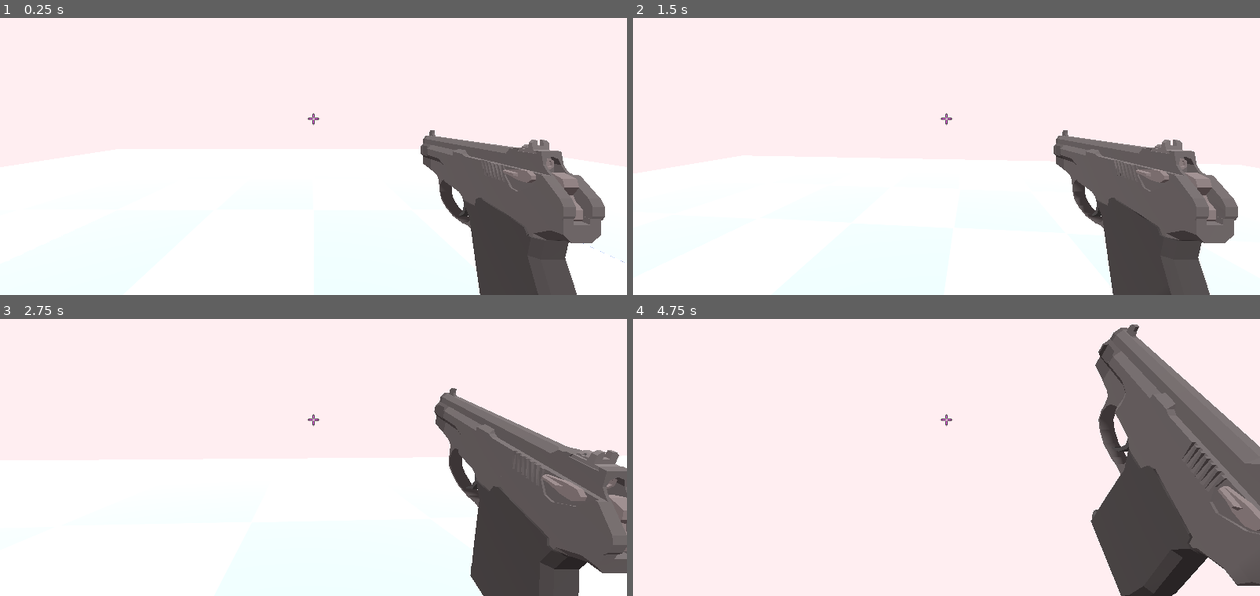
Above: before the commit, frames 1-4 (two rows, left to right).
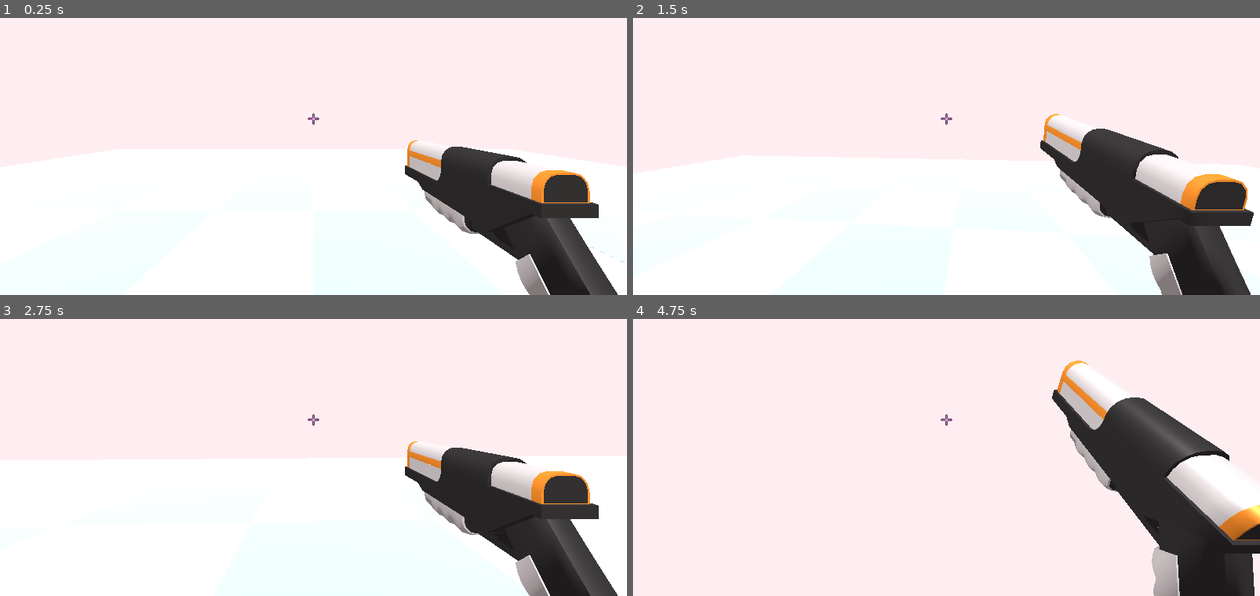
Above: after the commit, the same moments.

Repository: matousposp08/APCompSciGame
Game: Godot game, scene res://scenes/world.tscn
The game is run twice, just before and just after one commit, with the same random seed, the same clock (stepped at 60 frames per second) and the same inputs.
Inputs (mouse positions are in pixels of both pictures, inside the frame that each line leads up to):
- Up to frame 1 (0.25 s): no input
- Up to frame 2 (1.5 s): move the mouse to (977, 117) at 0.52 s; press the mouse at (977, 117) at 0.53 s; hold W (move_forward) from 0.53 s (still down); tap Space (move_jump) at 0.77 s; move the mouse to (915, 120) at 1.27 s; release the mouse at (915, 120) at 1.28 s; tap F (build) at 1.35 s
- Up to frame 3 (2.75 s): keep holding W (move_forward); tap Space (move_jump) at 1.52 s; click (282, 421) at 1.55 s; move the mouse to (326, 413) at 2.02 s; press the mouse at (326, 413) at 2.03 s
- Up to frame 4 (4.75 s): keep holding W (move_forward); move the mouse to (940, 424) at 2.77 s; release the mouse at (940, 424) at 2.78 s; right-click (940, 424) at 2.85 s; tap Space (move_jump) at 3.02, 3.77, 4.52 s; click (940, 424) at 3.05 s; move the mouse to (990, 424) at 3.52 s; hold C (move_crouch) 3.53-4.28 s; click (990, 424) at 3.8 s; move the mouse to (896, 415) at 4.27 s; tap Shift (move_sprint) at 4.35 s; click (896, 415) at 4.55 s

The runs differ from the first frame. In frame 1, 12% of the frame differs, in the area x 64-99%, y 40-100%; in frame 2, 13%; in frame 3, 16%; in frame 4, 20%, in the area x 66-100%, y 1-100%.

Commit message:
new gun

Diff:
--- a/scenes/player/player.gd
+++ b/scenes/player/player.gd
@@ -104,6 +104,7 @@
 		$head/katana/AnimationPlayer.play("k1")
 		$head/katana2/AnimationPlayer.play("k2")
 		$head/GUN/AnimationPlayer.play("SPIN")
+		$head/gun/AnimationPlayer.play("shot")
 	if Input.is_action_pressed("hit2"):
 		$head/katana2/AnimationPlayer.play("k2")
 
--- a/scenes/player/player.tscn
+++ b/scenes/player/player.tscn
@@ -1,36 +1,70 @@
-[gd_scene load_steps=20 format=3 uid="uid://cwiu8nsyij4gn"]
+[gd_scene load_steps=24 format=3 uid="uid://cwiu8nsyij4gn"]
 
 [ext_resource type="Script" path="res://scenes/player/player.gd" id="1_u1w3t"]
+[ext_resource type="PackedScene" uid="uid://cjwsqfhnknl4l" path="res://Scifi Pistol.glb" id="2_5du0v"]
 [ext_resource type="PackedScene" uid="uid://bygf0i7uf535a" path="res://stuff/ImageToStl.com_katana+sword.glb" id="2_jiq32"]
 [ext_resource type="Texture2D" uid="uid://coquqajrdg2i" path="res://bfrnc5n9d8x51.png" id="4_poqod"]
 [ext_resource type="PackedScene" uid="uid://b02sanr4jowcg" path="res://low-poly_pss_silent_pistol.glb" id="4_vbl5y"]
 
-[sub_resource type="Animation" id="Animation_fcpqh"]
-resource_name = "SPIN"
-length = 0.4
-tracks/0/type = "value"
-tracks/0/imported = false
-tracks/0/enabled = true
-tracks/0/path = NodePath(".:position")
-tracks/0/interp = 1
-tracks/0/loop_wrap = true
-tracks/0/keys = {
+[sub_resource type="Animation" id="Animation_2oy12"]
+resource_name = "shot"
+length = 0.3
+tracks/0/type = "value"
+tracks/0/imported = false
+tracks/0/enabled = true
+tracks/0/path = NodePath(".:position")
+tracks/0/interp = 1
+tracks/0/loop_wrap = true
+tracks/0/keys = {
+"times": PackedFloat32Array(0, 0.3),
+"transitions": PackedFloat32Array(1, 1),
+"update": 0,
+"values": [Vector3(0.6, -0.4, -0.534), Vector3(0.6, -0.4, -0.534)]
+}
+tracks/1/type = "value"
+tracks/1/imported = false
+tracks/1/enabled = true
+tracks/1/path = NodePath(".:rotation")
+tracks/1/interp = 1
+tracks/1/loop_wrap = true
+tracks/1/keys = {
 "times": PackedFloat32Array(0, 0.1, 0.3),
 "transitions": PackedFloat32Array(1, 1, 1),
 "update": 0,
-"values": [Vector3(0.7, -0.4, -0.988), Vector3(0.7, -0.06, -0.8), Vector3(0.7, -0.4, -0.988)]
-}
-tracks/1/type = "value"
-tracks/1/imported = false
-tracks/1/enabled = true
-tracks/1/path = NodePath(".:rotation")
-tracks/1/interp = 1
-tracks/1/loop_wrap = true
-tracks/1/keys = {
-"times": PackedFloat32Array(0, 0.1, 0.3),
-"transitions": PackedFloat32Array(1, 1, 1),
-"update": 0,
-"values": [Vector3(0, 1.56856, 0), Vector3(0.00200552, 1.56981, 1.1145), Vector3(0, 1.56856, 0)]
+"values": [Vector3(0, 1.5764, 0), Vector3(-0.00396159, 1.57476, 0.78539), Vector3(0, 1.5764, 0)]
+}
+
+[sub_resource type="Animation" id="Animation_vwdkl"]
+length = 0.001
+tracks/0/type = "value"
+tracks/0/imported = false
+tracks/0/enabled = true
+tracks/0/path = NodePath(".:position")
+tracks/0/interp = 1
+tracks/0/loop_wrap = true
+tracks/0/keys = {
+"times": PackedFloat32Array(0),
+"transitions": PackedFloat32Array(1),
+"update": 0,
+"values": [Vector3(0.6, -0.4, -0.534)]
+}
+tracks/1/type = "value"
+tracks/1/imported = false
+tracks/1/enabled = true
+tracks/1/path = NodePath(".:rotation")
+tracks/1/interp = 1
+tracks/1/loop_wrap = true
+tracks/1/keys = {
+"times": PackedFloat32Array(0),
+"transitions": PackedFloat32Array(1),
+"update": 0,
+"values": [Vector3(0, 1.5764, 0)]
+}
+
+[sub_resource type="AnimationLibrary" id="AnimationLibrary_vef46"]
+_data = {
+"RESET": SubResource("Animation_vwdkl"),
+"shot": SubResource("Animation_2oy12")
 }
 
 [sub_resource type="Animation" id="Animation_2bv14"]
@@ -72,6 +106,34 @@
 "values": [Vector3(0.002, 0.002, 0.002)]
 }
 
+[sub_resource type="Animation" id="Animation_fcpqh"]
+resource_name = "SPIN"
+length = 0.4
+tracks/0/type = "value"
+tracks/0/imported = false
+tracks/0/enabled = true
+tracks/0/path = NodePath(".:position")
+tracks/0/interp = 1
+tracks/0/loop_wrap = true
+tracks/0/keys = {
+"times": PackedFloat32Array(0, 0.1, 0.3),
+"transitions": PackedFloat32Array(1, 1, 1),
+"update": 0,
+"values": [Vector3(0.7, -0.4, -0.988), Vector3(0.7, -0.06, -0.8), Vector3(0.7, -0.4, -0.988)]
+}
+tracks/1/type = "value"
+tracks/1/imported = false
+tracks/1/enabled = true
+tracks/1/path = NodePath(".:rotation")
+tracks/1/interp = 1
+tracks/1/loop_wrap = true
+tracks/1/keys = {
+"times": PackedFloat32Array(0, 0.1, 0.3),
+"transitions": PackedFloat32Array(1, 1, 1),
+"update": 0,
+"values": [Vector3(0, 1.56856, 0), Vector3(0.00200552, 1.56981, 1.1145), Vector3(0, 1.56856, 0)]
+}
+
 [sub_resource type="AnimationLibrary" id="AnimationLibrary_204tj"]
 _data = {
 "RESET": SubResource("Animation_2bv14"),
@@ -242,8 +304,17 @@
 [node name="head" type="Node3D" parent="."]
 transform = Transform3D(1, 0, 0, 0, 1, 0, 0, 0, 1, 0, 0.6, 0)
 
+[node name="gun" parent="head" instance=ExtResource("2_5du0v")]
+transform = Transform3D(-0.00560249, 0, 1.19998, 0, 1.2, 0, -0.999984, 0, -0.00672299, 0.6, -0.4, -0.534)
+
+[node name="AnimationPlayer" type="AnimationPlayer" parent="head/gun"]
+libraries = {
+"": SubResource("AnimationLibrary_vef46")
+}
+
 [node name="GUN" parent="head" instance=ExtResource("4_vbl5y")]
-transform = Transform3D(4.46811e-06, 0, 0.002, 0, 0.002, 0, -0.002, 0, 4.46811e-06, 0.7, -0.4, -0.988)
+transform = Transform3D(4.47264e-06, 0, 0.00199999, 0, 0.002, 0, -0.00199999, 0, 4.47264e-06, 0.7, -0.4, -0.988)
+visible = false
 
 [node name="AnimationPlayer" type="AnimationPlayer" parent="head/GUN"]
 libraries = {
Binary file added: Scifi Pistol.glb
Not shown, added: Scifi Pistol.glb.import
